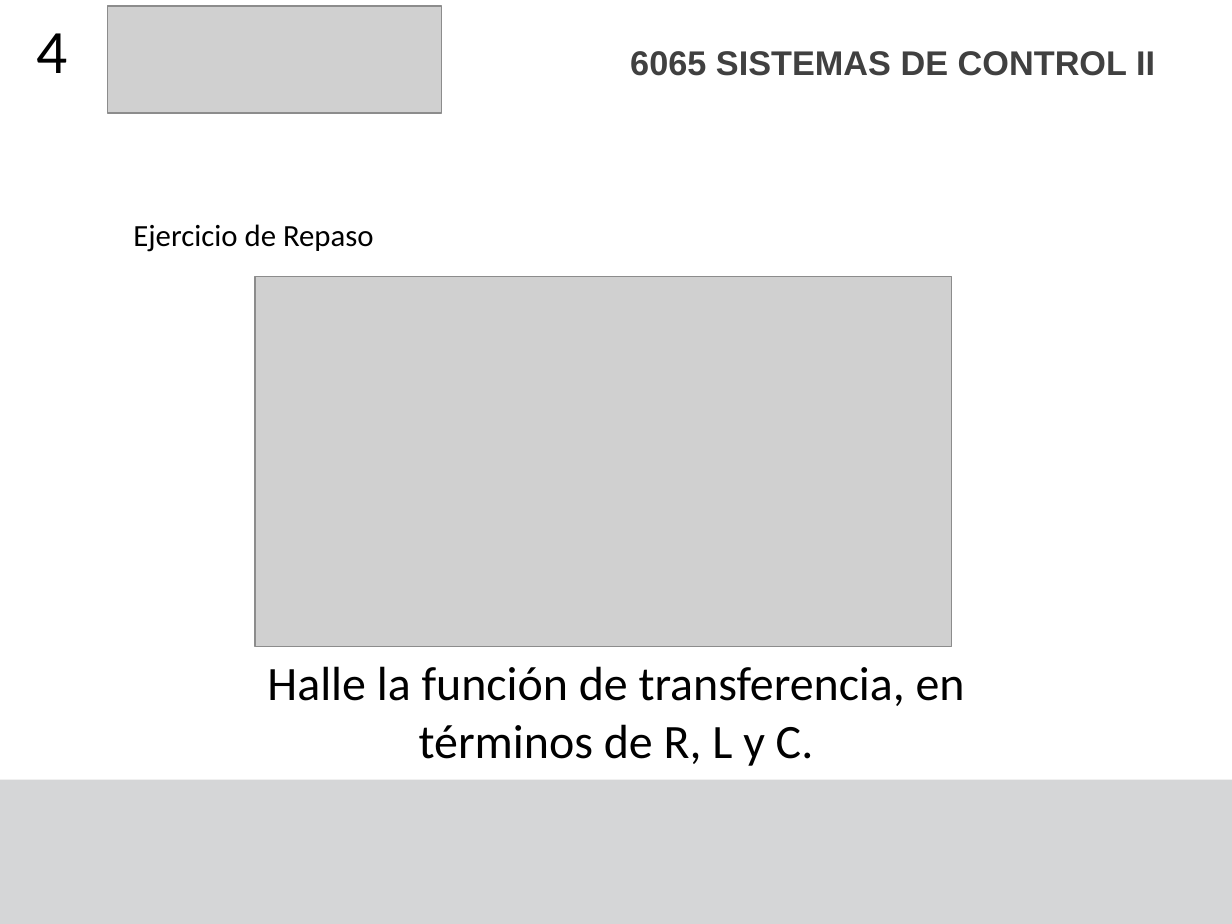
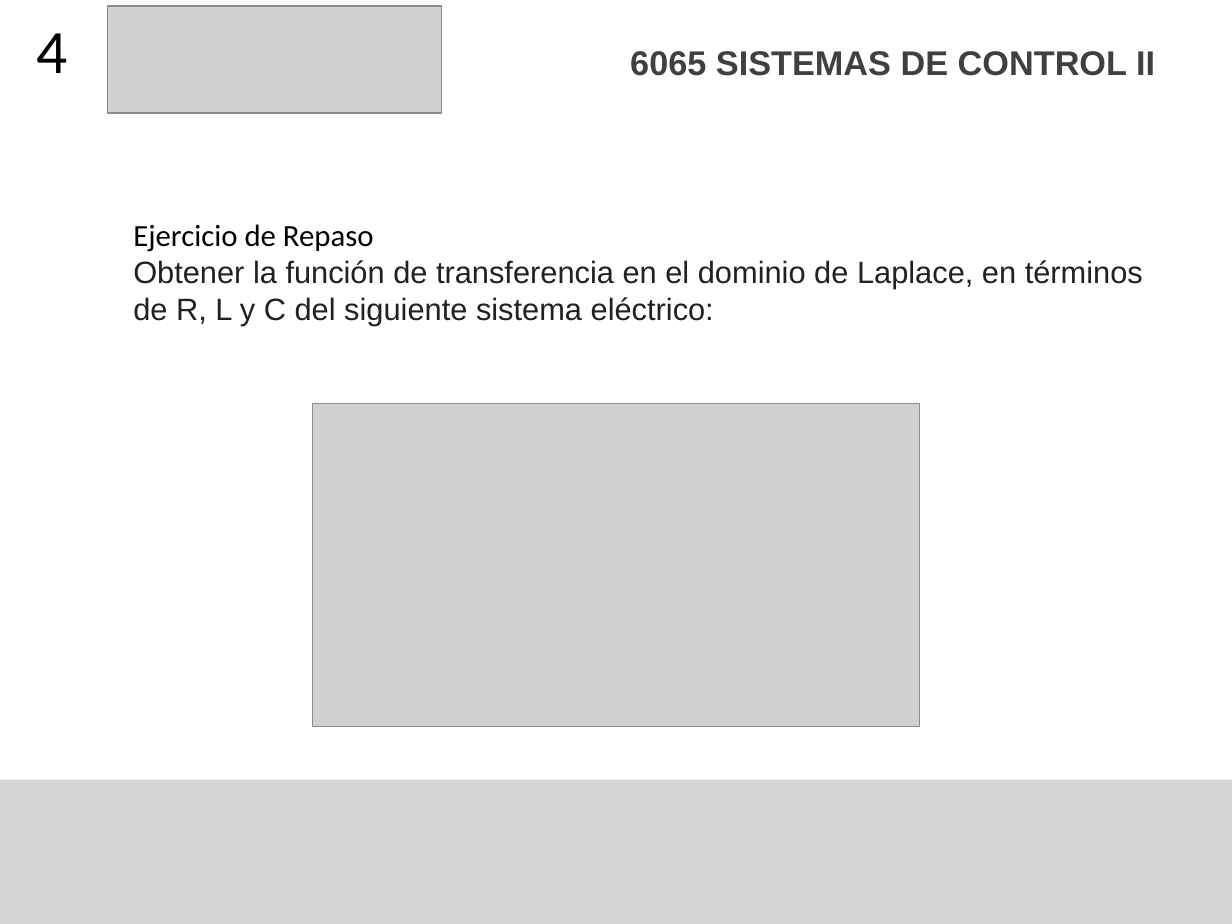
Before and after one commit to F4bian1012/Sistemas-de-Control-II---Ingenier-a-Mecatr-nica, a slide deck: slide 4 of Sesión_0/Semana 0.pptx. Drawn at 1232x924 pixels with LibreOffice and Linux fonts; fonts in the diff are those of the drawing; grey boxes stand for pictures. Boxes give left, top, right and bottom in pixels: in the first picture for what was removed or moved away, otherwise in the second. Text is boxed around its words. In the diff, an @@ line names an element or a change of style, - is before the commit and + after.

```diff
--- a/Sesión_0/Semana 0.pptx
+++ b/Sesión_0/Semana 0.pptx
@@ text at (133,260,1143,326): paragraph added @@
+Obtener la función de transferencia en el dominio de Laplace, en términos de R, L y C del siguiente sistema eléctrico:
@@ picture: place and size @@
-picture at (255,276,952,647)
+picture at (312,404,919,727)
@@ text removed at (267,666,965,766) @@
-Halle la función de transferencia, en términos de R, L y C.
```
Also in this commit, not shown: 1 other file.
